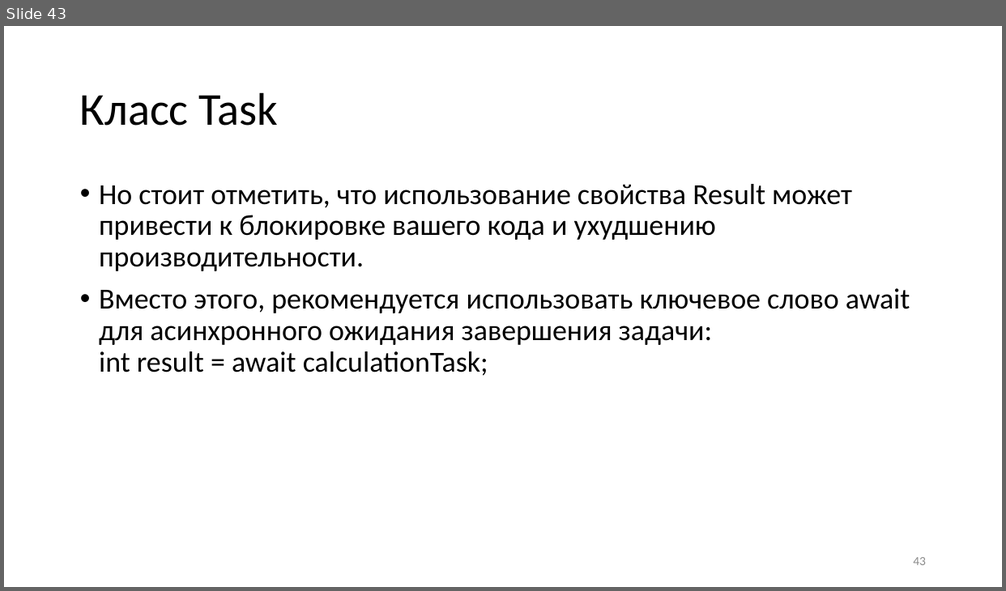
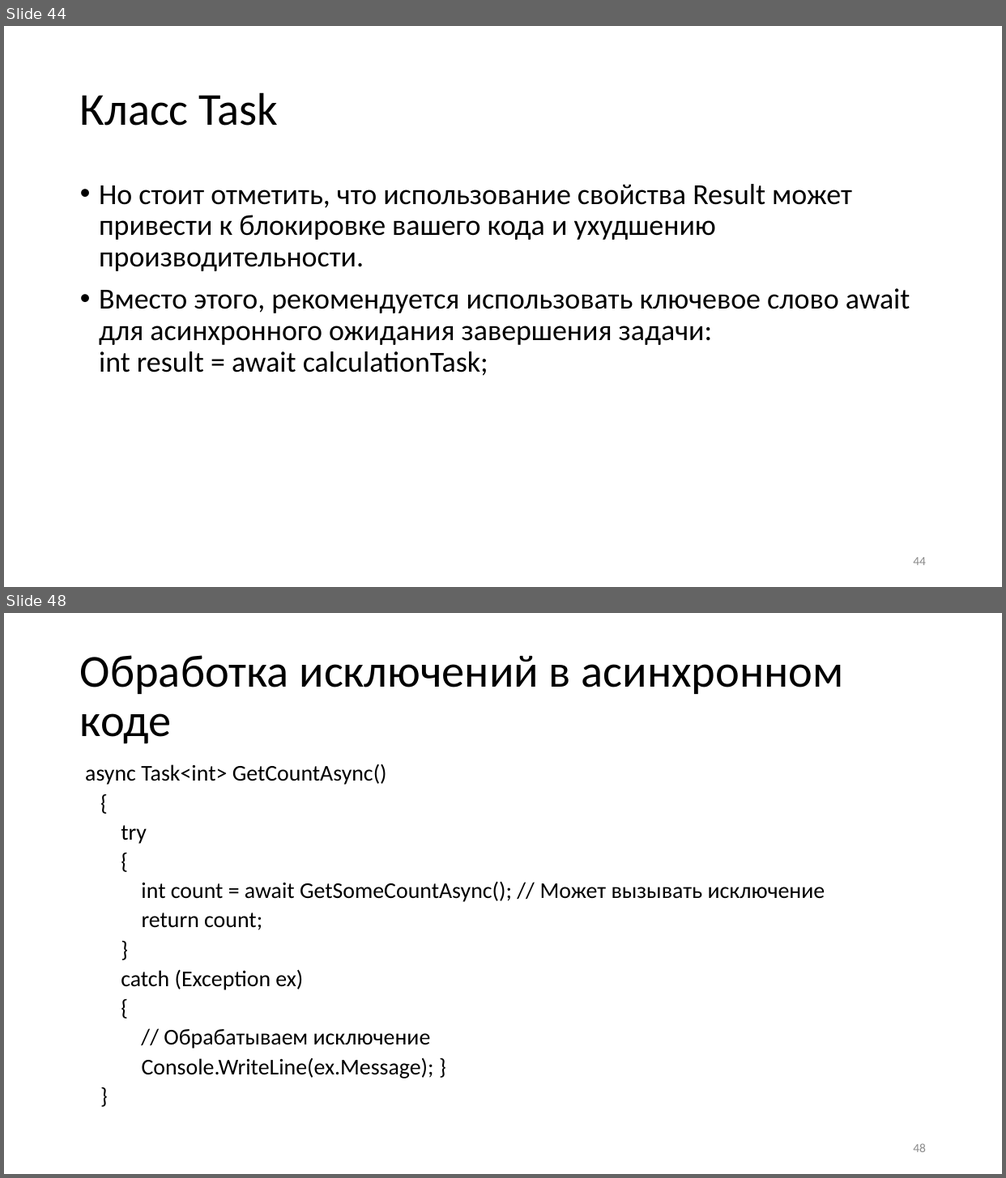
Before and after one commit to blockin90/Programming_PIB, a slide deck: Лекции/3 семестр/Часть 3/Программирование лекция 3.3.pptx. Shown one above the other, each under a label of ours: slide 43 before the commit, slides 44 and 48 after it; the slides between them are not shown. The pictures are 1006x591 and 1006x1178 pixels, drawn with LibreOffice and Linux fonts; fonts in the diff are those of the drawing. Boxes give left, top, right and bottom in pixels: in the first picture for what was removed or moved away, otherwise in the second. Text is boxed around its words. In the diff, an @@ line names an element or a change of style, - is before the commit and + after.

```diff
--- a/Лекции/3 семестр/Часть 3/Программирование лекция 3.3.pptx
+++ b/Лекции/3 семестр/Часть 3/Программирование лекция 3.3.pptx
@@ slide 48 added at <box>4,613,1002,1174</box>, background #FFFFFF @@
@@ title added at <box>80,655,844,744</box>, 44 pt, text #000000 @@
+Обработка исключений в асинхронном коде
@@ text added at <box>85,764,825,1079</box>, 21.7 pt, text #000000 @@
+async Task<int> GetCountAsync()
+{
+try
+{
+int count = await GetSomeCountAsync(); // Может вызывать исключение
+return count;
+}
+catch (Exception ex)
+{
+// Обрабатываем исключение
+Console.WriteLine(ex.Message); }
+}
@@ page number added at <box>913,1144,926,1152</box>, 12 pt, text #8C8C8C @@
+48
@@ what was slide 43 is now slide 44 @@
@@ page number at <box>913,557,926,565</box>: text changed @@
-43
+44
```
Also in this commit, not shown: 2 slides changed, 5 other slides added, 1 slide removed.
